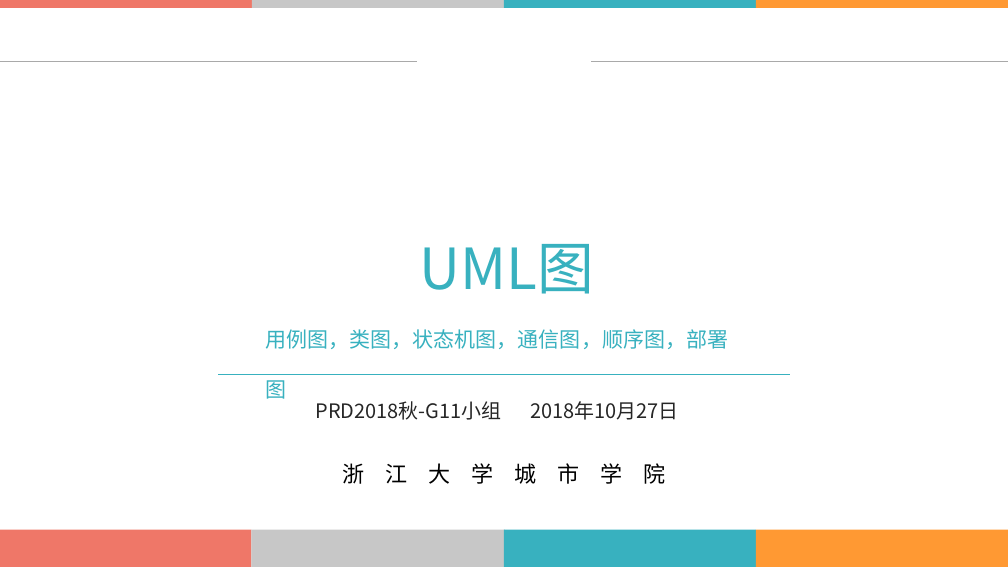
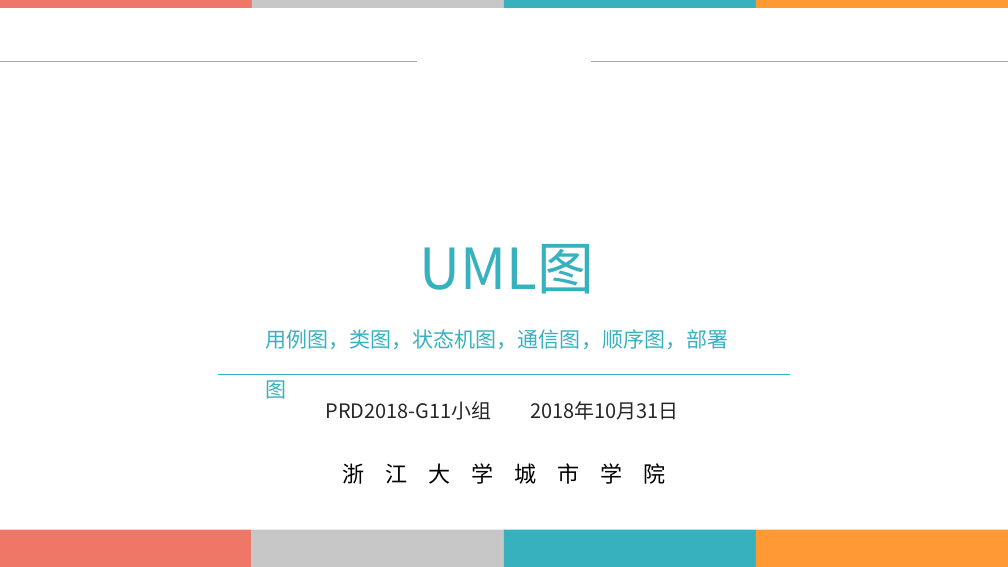
Before and after one commit to boboHh/AssistantTeaching, a slide deck: slide 1 of 受控文档/00-PPT/PRD2018-G11-UML图 （完成）.pptx. Drawn at 1008x567 pixels with LibreOffice and Linux fonts; fonts in the diff are those of the drawing. Boxes give left, top, right and bottom in pixels: in the first picture for what was removed or moved away, otherwise in the second. Text is boxed around its words. In the diff, an @@ line names an element or a change of style, - is before the commit and + after.

```diff
--- a/受控文档/00-PPT/PRD2018-G11-UML图 （完成）.pptx
+++ b/受控文档/00-PPT/PRD2018-G11-UML图 （完成）.pptx
@@ text at [326,401,492,420]: text changed @@
-PRD2018秋-G11小组
+PRD2018-G11小组
@@ text at [530,401,678,420]: text changed @@
-2018年10月27日
+2018年10月31日
```
Also in this commit, not shown: 2 other slides changed, 1 slide added.
